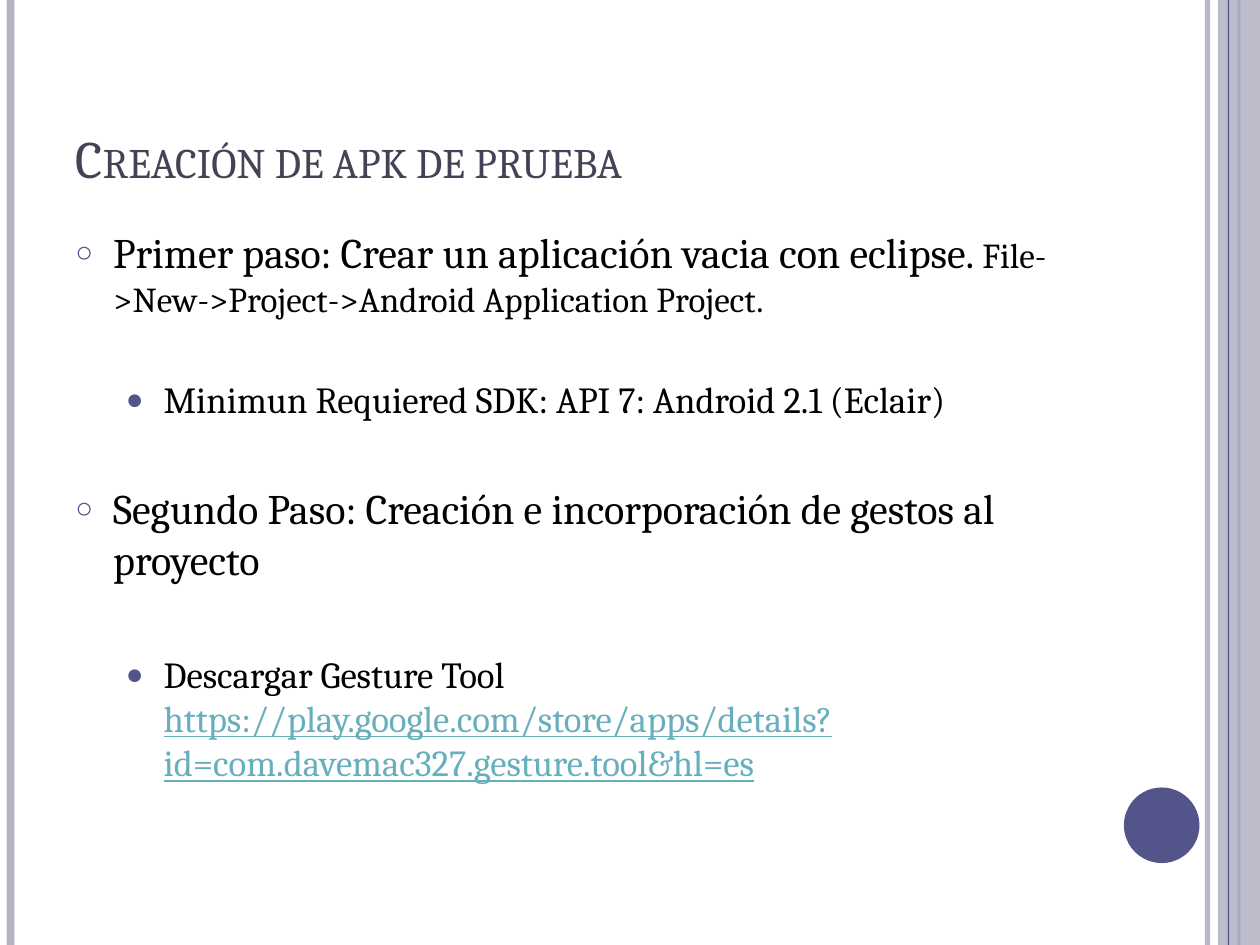
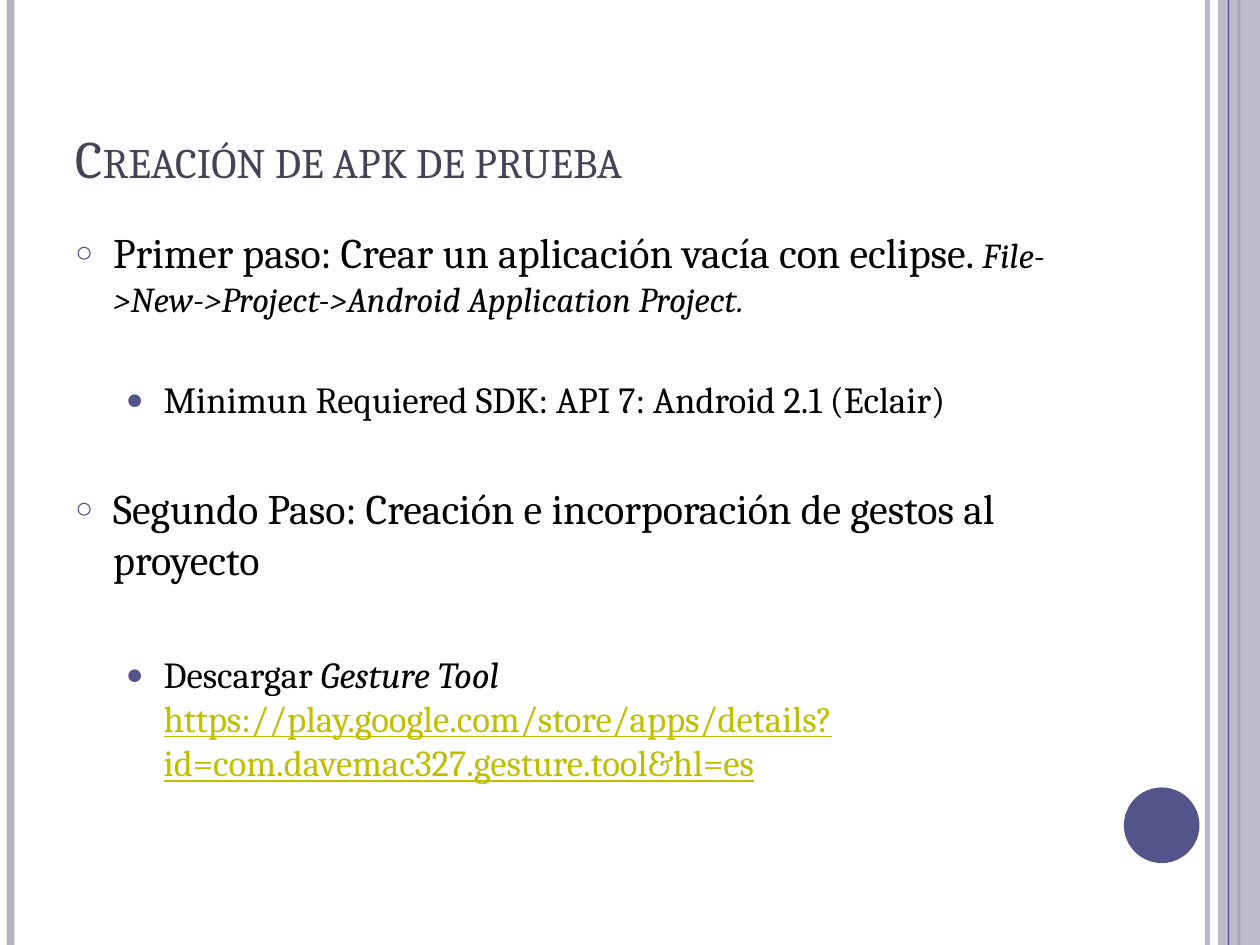
Before and after one commit to Jick9536/NPI-P3, a slide deck: slide 4 of NPI- Práctica 3_2.pptx. Drawn at 1260x945 pixels with LibreOffice and Linux fonts; fonts in the diff are those of the drawing. Boxes give left, top, right and bottom in pixels: in the first picture for what was removed or moved away, otherwise in the second. Text is boxed around its words. In the diff, an @@ line names an element or a change of style, - is before the commit and + after.

```diff
--- a/NPI- Práctica 3_2.pptx
+++ b/NPI- Práctica 3_2.pptx
@@ text at box(113, 238, 1044, 320): text changed; italic on @@
-○ Primer paso: Crear un aplicación vacia con eclipse. File->New->Project->Android Application Project.
+○ Primer paso: Crear un aplicación vacía con eclipse. File->New->Project->Android Application Project.
@@ text at box(164, 662, 833, 784): text colour #67AFBD to #BFBF00 in "https://play.google.com/store/apps/details?id=com.davemac327 ..."; italic on in "Gesture Tool" @@
```
Also in this commit, not shown: 8 other slides changed, 1 other file.
